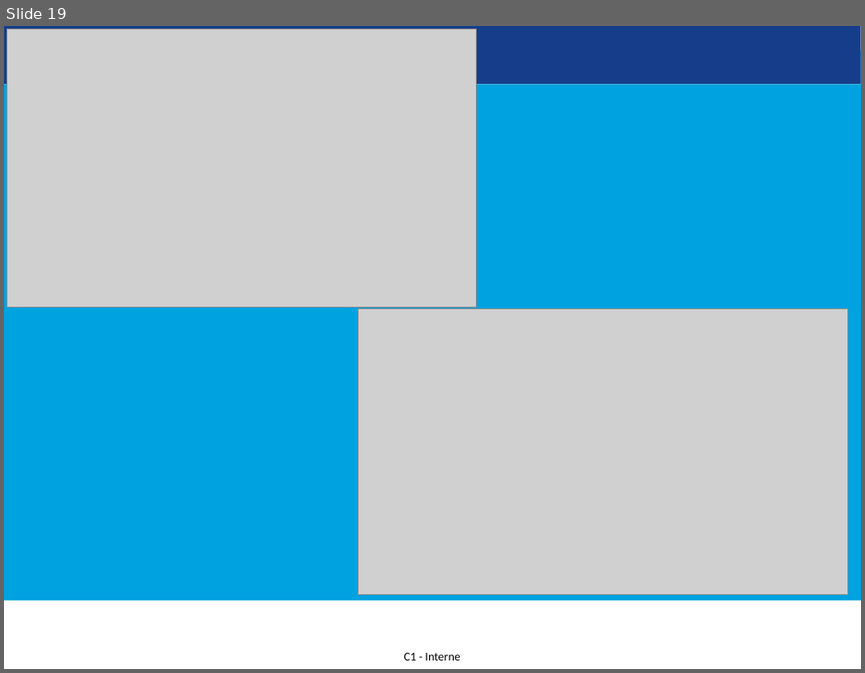
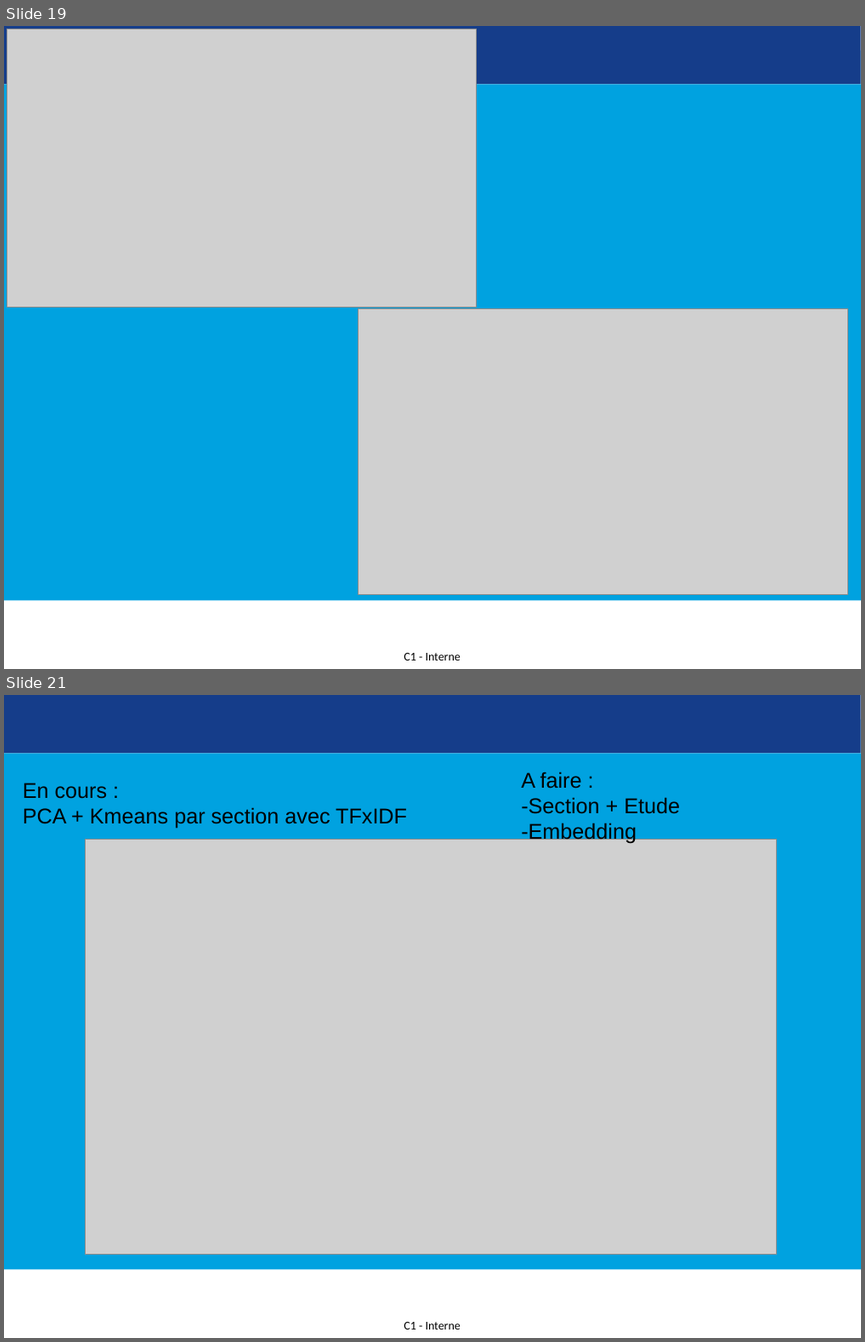
Before and after one commit to LorisDematini/rct_rag, a slide deck: presentationVendredi.pptx. Shown one above the other, each under a label of ours: slide 19 before the commit, slides 19 and 21 after it; the slides between them are not shown. The pictures are 865x673 and 865x1342 pixels, drawn with LibreOffice and Linux fonts; fonts in the diff are those of the drawing; grey boxes stand for pictures; background and template pictures are left out. Boxes give left, top, right and bottom in pixels: in the first picture for what was removed or moved away, otherwise in the second. Text is boxed around its words. In the diff, an @@ line names an element or a change of style, - is before the commit and + after.

Commit message:
Kmeans_TFIDF
Amélioration de TFxIDF
Ajout du début de Kmeans, avec PCA

```diff
--- a/presentationVendredi.pptx
+++ b/presentationVendredi.pptx
@@ slide 21 added at bbox=[4, 695, 861, 1338], background #FFFFFF; not listed: 5 template elements that a slide beside it also shows @@
@@ page number added at bbox=[838, 695, 861, 719], 1 pt, text none @@
+21
@@ text added at bbox=[23, 783, 407, 828], 18 pt, text #000000 @@
+En cours :
+PCA + Kmeans par section avec TFxIDF
@@ text added at bbox=[521, 771, 680, 844], 18 pt, text #000000 @@
+A faire :
+-Section + Etude
+-Embedding
@@ picture added at bbox=[86, 839, 777, 1254] @@
```
Also in this commit, not shown: 3 slides changed, 1 other slide added, 1 slide removed, 22 other files.
